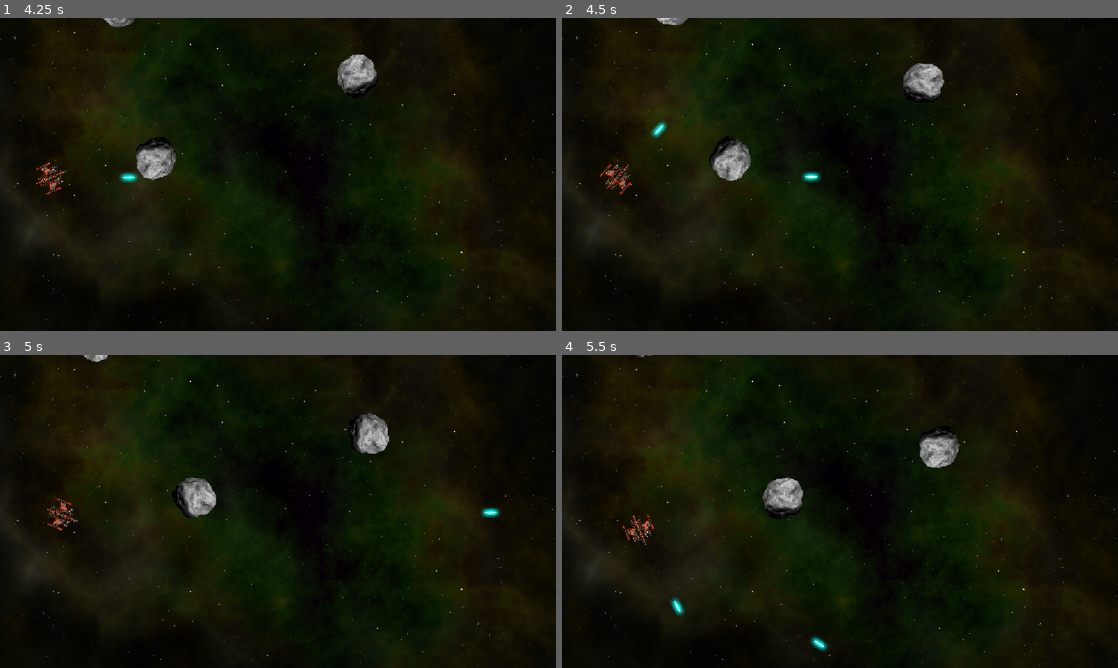
Above: before the commit, frames 1-4 (two rows, left to right).
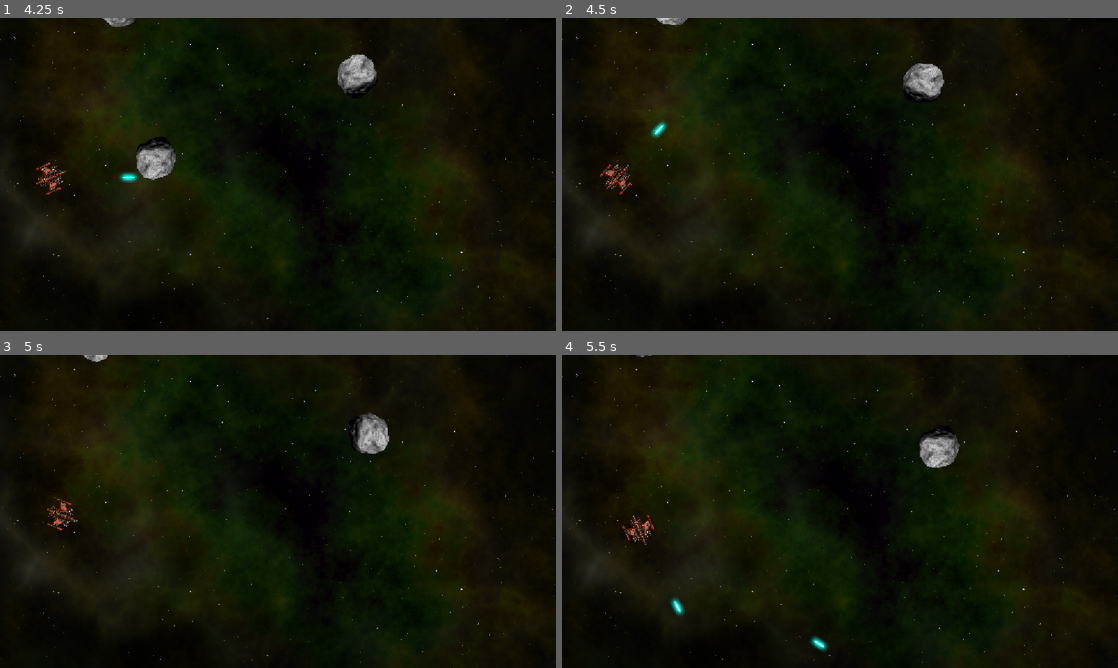
Above: after the commit, the same moments.

Repository: KramStyles/Godot-Tutorials
Game: Godot game, scene res://main/main.tscn
Two runs of this game, one before a commit and one after it. Both use one fixed random seed, a clock stepped at 60 frames per second and the inputs below.
Inputs:
- Up to frame 1 (4.25 s): hold Space (shoot) 0.53-1.28 s; hold W (thrust) 0.53-2.03 s; tap Space (shoot) at 1.35, 2.85 s; hold Space (shoot) 2.03-2.78 s; hold A (rotate_left) from 2.03 s (still down); hold Space (shoot) from 3.53 s (still down)
- Up to frame 2 (4.5 s): release A (rotate_left) at 4.28 s; release Space (shoot) at 4.28 s; hold Right (rotate_right) from 4.28 s (still down); tap Space (shoot) at 4.35 s
- Up to frame 3 (5 s): keep holding Right (rotate_right)
- Up to frame 4 (5.5 s): release Right (rotate_right) at 5.03 s; hold W (thrust) from 5.03 s (still down); hold Space (shoot) from 5.03 s (still down)

Frame 1 is identical in both runs. In frame 2, 0.8% of the frame differs, in the area x 26-47%, y 37-53%; in frame 3, 0.8%, in the area x 30-90%, y 38-52%; in frame 4, 0.7%.
Error before the commit: Invalid call. Nonexistent function 'explode' in base 'RigidBody2D (rock.gd)'. (res://bullet/bullet.gd:24)

Commit message:
I don't think I handle explosion_node.tscn well. Explosion not showing.

Diff:
--- /dev/null
+++ b/003-space-shooter/explosion/explosion_node.tscn
@@ -0,0 +1,53 @@
+[gd_scene format=3 uid="uid://dwrhjipyut1du"]
+
+[ext_resource type="Texture2D" uid="uid://cr8oxfp8lg2ue" path="res://assets/explosion.png" id="1_f2xat"]
+
+[sub_resource type="Animation" id="Animation_f2xat"]
+length = 0.001
+tracks/0/type = "value"
+tracks/0/imported = false
+tracks/0/enabled = true
+tracks/0/path = NodePath(".:frame")
+tracks/0/interp = 1
+tracks/0/loop_wrap = true
+tracks/0/keys = {
+"times": PackedFloat32Array(0),
+"transitions": PackedFloat32Array(1),
+"update": 1,
+"values": [63]
+}
+
+[sub_resource type="Animation" id="Animation_m84mp"]
+resource_name = "explosion"
+length = 0.64
+step = 0.1
+tracks/0/type = "value"
+tracks/0/imported = false
+tracks/0/enabled = true
+tracks/0/path = NodePath(".:frame")
+tracks/0/interp = 1
+tracks/0/loop_wrap = true
+tracks/0/keys = {
+"times": PackedFloat32Array(0, 0.64),
+"transitions": PackedFloat32Array(1, 1),
+"update": 0,
+"values": [1, 63]
+}
+
+[sub_resource type="AnimationLibrary" id="AnimationLibrary_2ygpt"]
+_data = {
+&"RESET": SubResource("Animation_f2xat"),
+&"explosion": SubResource("Animation_m84mp")
+}
+
+[node name="ExplosionNode" type="Node2D" unique_id=878190031]
+
+[node name="Explosion" type="Sprite2D" parent="." unique_id=122794174]
+texture = ExtResource("1_f2xat")
+hframes = 8
+vframes = 8
+frame = 63
+
+[node name="AnimationPlayer" type="AnimationPlayer" parent="." unique_id=1741767305]
+root_node = NodePath("../Explosion")
+libraries/ = SubResource("AnimationLibrary_2ygpt")
--- a/003-space-shooter/rock/rock.gd
+++ b/003-space-shooter/rock/rock.gd
@@ -1,9 +1,23 @@
 extends RigidBody2D
+
+signal exploded
 
 var screensize = Vector2.ZERO
 var size
 var radius
 var scale_factor = 0.2
+
+
+func explode():
+	$CollisionShape2D.set_deferred("disabled", true)
+	$Sprite2D.hide()
+	$ExplosionNode/AnimationPlayer.play("explosion")
+	$ExplosionNode/Explosion.show()
+	exploded.emit(size, radius, position, linear_velocity)
+	linear_velocity = Vector2.ZERO
+	angular_velocity = 0
+	await $ExplosionNode/AnimationPlayer.animation_finished
+	queue_free()
 
 
 func start(_position, _velocity, _size):
@@ -17,6 +31,8 @@
 	$CollisionShape2D.shape = shape
 	linear_velocity = _velocity
 	angular_velocity = randf_range(-PI, PI)
+	# Explosion node
+	$ExplosionNode.scale = Vector2.ONE * size * 0.75
 
 
 func _integrate_forces(_state: PhysicsDirectBodyState2D) -> void:
--- a/003-space-shooter/rock/rock.tscn
+++ b/003-space-shooter/rock/rock.tscn
@@ -2,6 +2,7 @@
 
 [ext_resource type="Script" uid="uid://bqcccb2raly48" path="res://rock/rock.gd" id="1_5kusr"]
 [ext_resource type="Texture2D" uid="uid://ch3iw5l7i02yv" path="res://assets/rock.png" id="1_qslt5"]
+[ext_resource type="PackedScene" uid="uid://dwrhjipyut1du" path="res://explosion/explosion_node.tscn" id="3_4035w"]
 
 [sub_resource type="PhysicsMaterial" id="PhysicsMaterial_s0msa"]
 bounce = 1.0
@@ -16,3 +17,6 @@
 texture = ExtResource("1_qslt5")
 
 [node name="CollisionShape2D" type="CollisionShape2D" parent="." unique_id=1381450441]
+
+[node name="ExplosionNode" parent="." unique_id=878190031 instance=ExtResource("3_4035w")]
+visible = false
